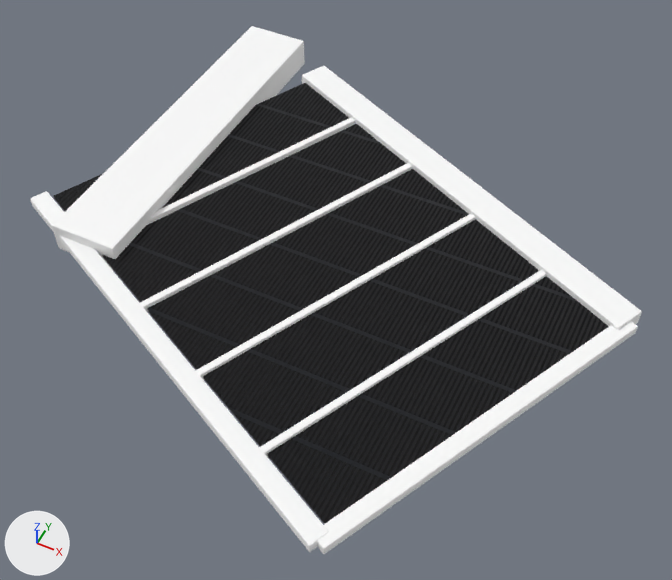
One commit to the glTF model models/mod_stealth_radiator_wing.glb: the scene before it, then after it.
One viewpoint serves both versions: a 50 mm camera at (11.31, -14.44, 14.37) aimed at (5.33, -2.48, -0.59). Arrows for +X, +Y and +Z are at lower left; the lights stay in place. The first picture is the older version. Where no turn or scale is listed for an object, it has been applied to the vertices.

The first picture shows 'Mod_Stealth_Radiator_BaffleFrame', 'Mod_Stealth_Radiator_CarbonPanels'.
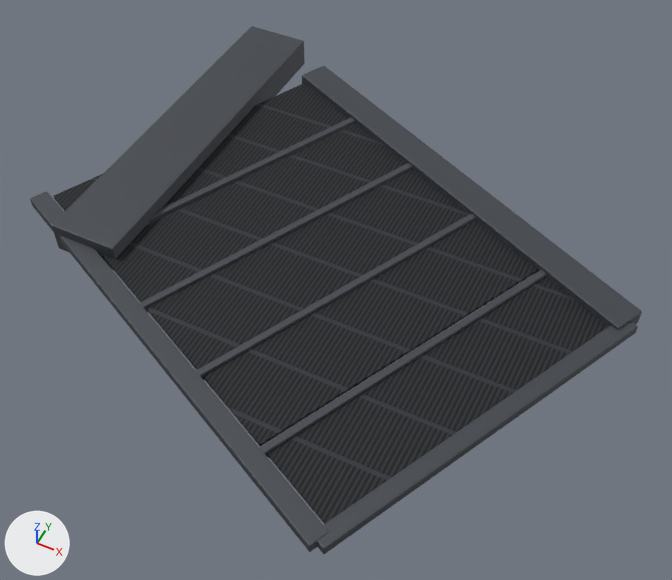
Location of each change, [x1, y1, x2, y2] in pixels of the pictures (672 x 580 px):
'Mod_Stealth_Radiator_CarbonPanels', surface changed: [54, 83, 609, 524] in both
'Mod_Stealth_Radiator_BaffleFrame', recoloured, surface changed (white to dark grey): [30, 26, 642, 554] in both

The change, as a list of edits to the scene's bpy script:
```text
Add img_stealth_rad_bump_nrm:
    img_stealth_rad_bump_nrm = load_image('stealth_rad_bump_nrm', '_unpacked/stealth_rad_bump_nrm', 2048, 2048, 'Non-Color')
Add img_stealth_rad_orm:
    img_stealth_rad_orm = load_image('stealth_rad_orm', '_unpacked/stealth_rad_orm', 2048, 2048, 'Non-Color')
Change mat_mat_stealth_ram_solid:
    mat_mat_stealth_ram_solid.base_color: (1.0, 1.0, 1.0) -> (0.065, 0.072, 0.085)  # white #ffffff -> dark grey #484c52
    mat_mat_stealth_ram_solid.roughness: 1.0 -> 0.56
Change mat_mat_stealth_radiator_carbon:
    remove n3 = _N.new('ShaderNodeMath'); n3.name = 'Math'
    remove n3.operation = 'MULTIPLY'
    remove n3.inputs[1].default_value = 0.22  # 'Value'
    where n5 = _N.new('ShaderNodeTexImage'); n5.name = 'Image Texture.001'
    n5.image: img_stealth_rad_roughness -> img_stealth_rad_orm
    where n7 = _N.new('ShaderNodeTexImage'); n7.name = 'Image Texture.002'
    n7.image: img_stealth_rad_bump -> img_stealth_rad_bump_nrm
    where n0 = _N.new('ShaderNodeBsdfPrincipled'); n0.name = 'Principled BSDF'
    where n4 = _N.new('ShaderNodeSeparateColor'); n4.name = 'Separate Color'
    remove _L.new(n3.outputs[0], n0.inputs[1])  # 'Value' to 'Metallic'
    remove _L.new(n4.outputs[2], n3.inputs[0])  # 'Blue' to 'Value'
    add _L.new(n4.outputs[2], n0.inputs[1])  # 'Blue' to 'Metallic'
```
